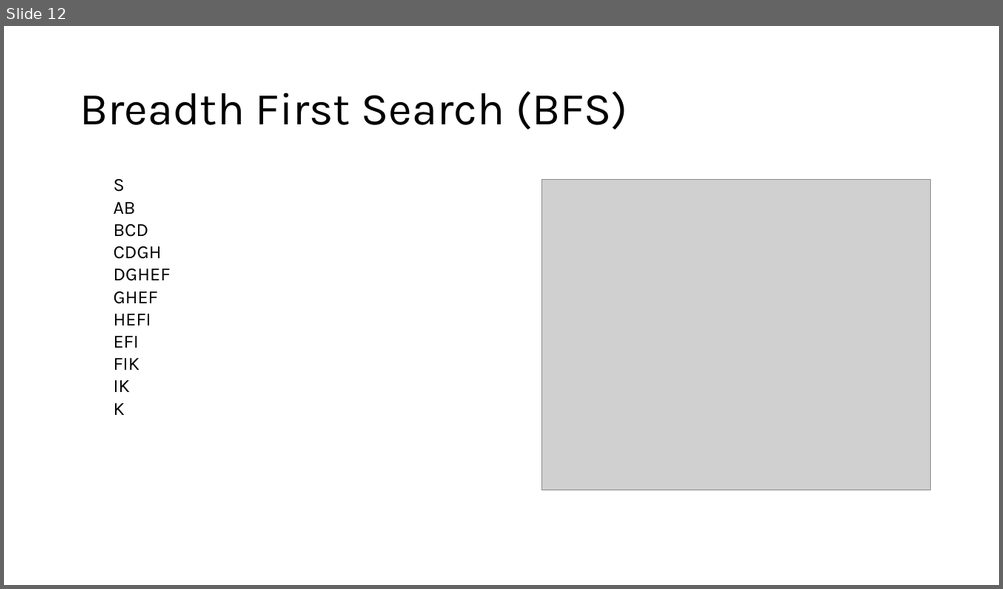
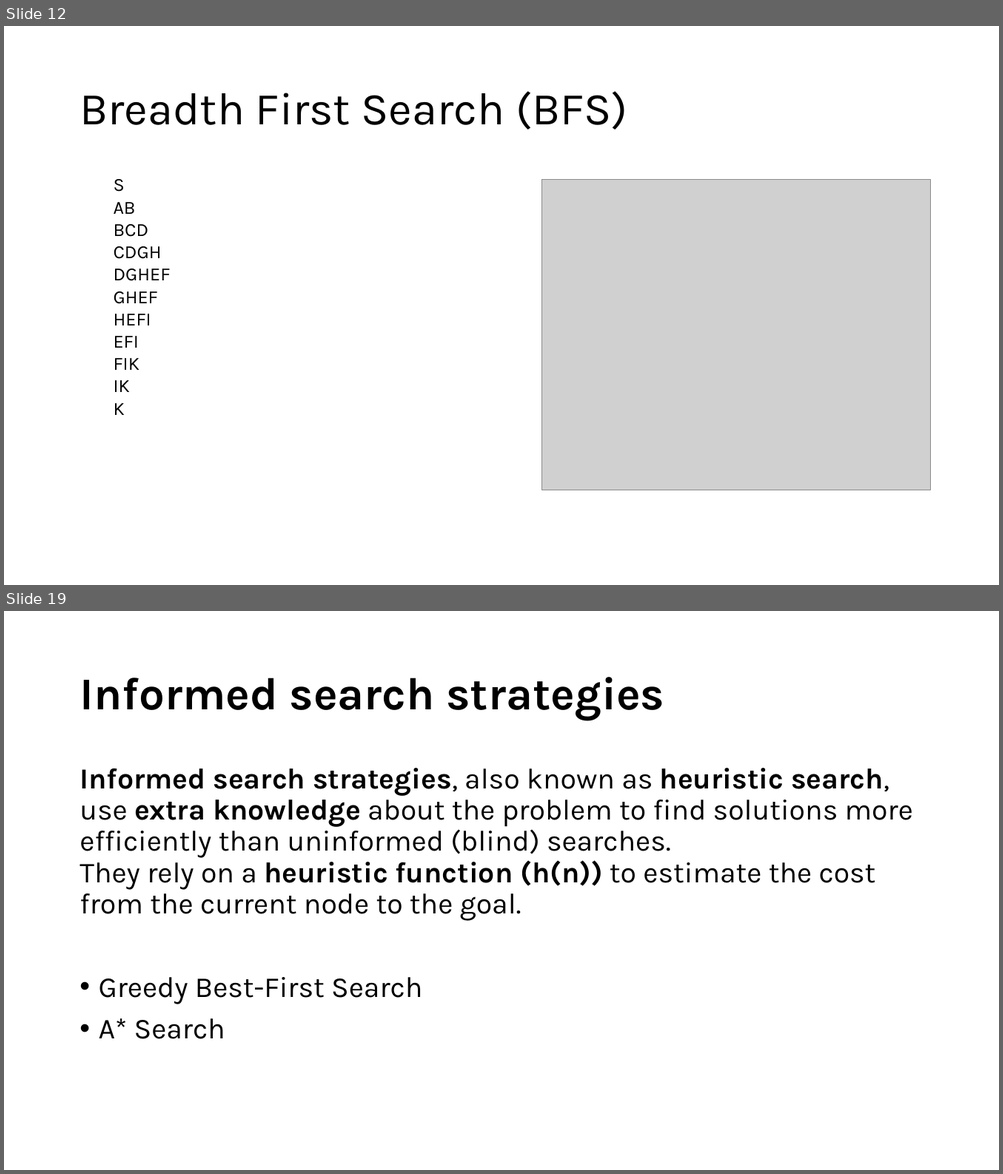
Before and after one commit to sdryasir/AI-Books, a slide deck: #1 Introduction to Artificial Intelligence (AI).pptx. Shown one above the other, each under a label of ours: slide 12 before the commit, slides 12 and 19 after it; the slides between them are not shown. The pictures are 1003x589 and 1003x1174 pixels, drawn with LibreOffice and Linux fonts; fonts in the diff are those of the drawing; grey boxes stand for pictures. Boxes give left, top, right and bottom in pixels: in the first picture for what was removed or moved away, otherwise in the second. Text is boxed around its words. In the diff, an @@ line names an element or a change of style, - is before the commit and + after.

```diff
--- a/#1 Introduction to Artificial Intelligence (AI).pptx
+++ b/#1 Introduction to Artificial Intelligence (AI).pptx
@@ slide 19 added at box(4, 611, 999, 1170), background #FFFFFF @@
@@ title added at box(79, 677, 664, 721), 44 pt, text #000000, bold @@
+Informed search strategies
@@ text added at box(79, 768, 913, 1039), 28 pt, text #000000 @@
+Informed search strategies, also known as heuristic search, use extra knowledge about the problem to find solutions more efficiently than uninformed (blind) searches.
+They rely on a heuristic function (h(n)) to estimate the cost from the current node to the goal.
+• Greedy Best-First Search
+• A* Search
```
Also in this commit, not shown: 12 other slides added, 1 slide removed, 1 other file.
